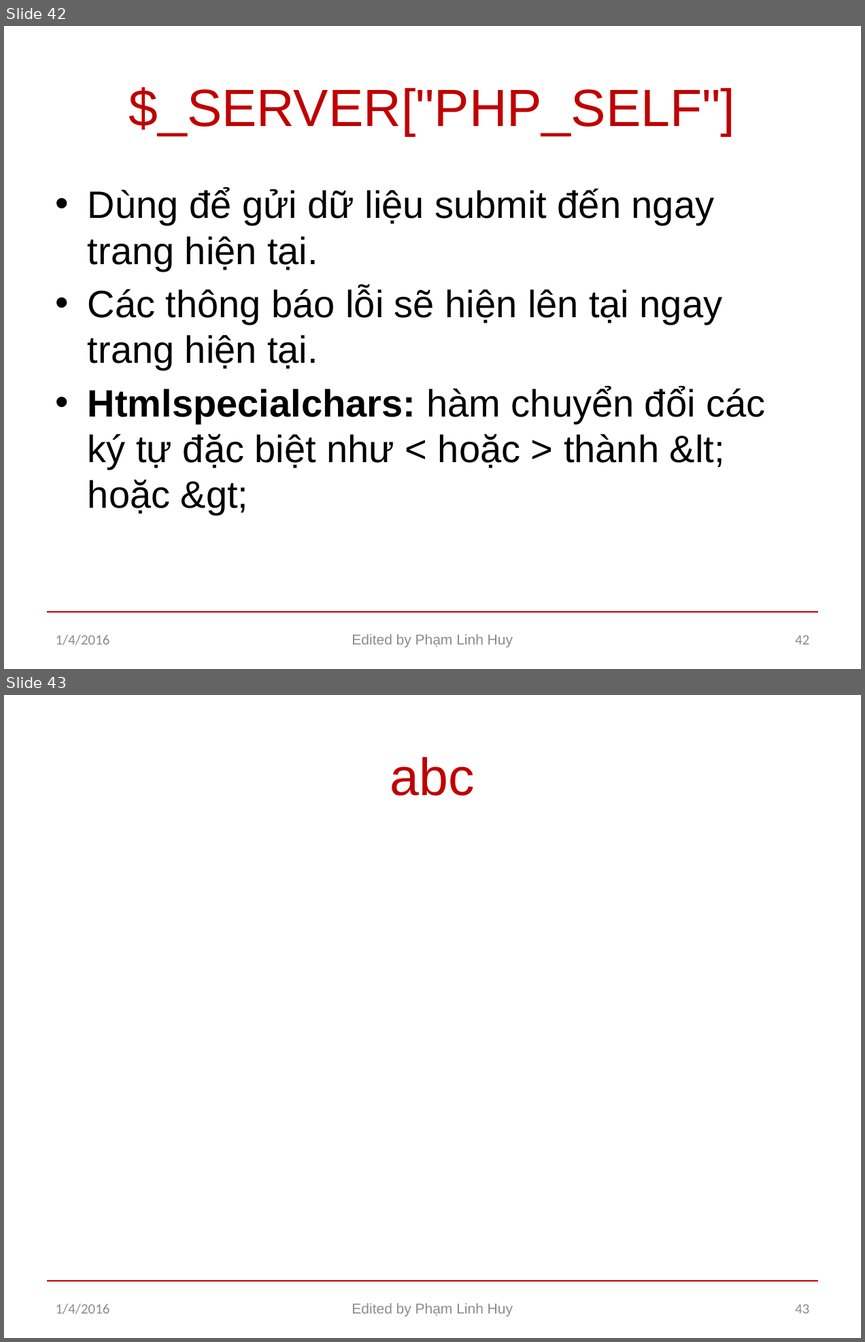
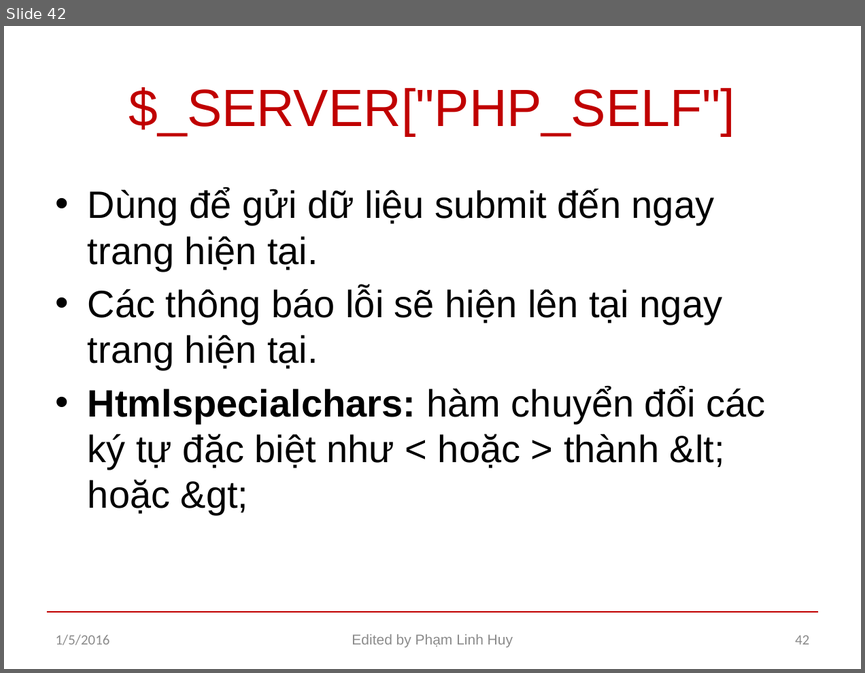
Before and after one commit to larryphamhuy/caodangnghe, a slide deck: PHP.pptx. Shown one above the other, each under a label of ours: slides 42 and 43 before the commit, slide 42 after it. The pictures are 865x1342 and 865x673 pixels, drawn with LibreOffice and Linux fonts; fonts in the diff are those of the drawing. Boxes give left, top, right and bottom in pixels: in the first picture for what was removed or moved away, otherwise in the second. Text is boxed around its words. In the diff, an @@ line names an element or a change of style, - is before the commit and + after.

```diff
--- a/PHP.pptx
+++ b/PHP.pptx
@@ slide 43 removed at [4,695,861,1338], background #FFFFFF; not listed: 1 template element that a slide beside it also shows @@
@@ title removed at [390,757,475,796] @@
-abc
@@ text removed at [56,1303,110,1314] @@
-1/4/2016
@@ text removed at [351,1303,513,1316] @@
-Edited by Phạm Linh Huy
@@ page number removed at [795,1304,809,1313] @@
-43
@@ slide 42 changed as well @@
@@ text at [56,634,110,645]: text changed @@
-1/4/2016
+1/5/2016
```
Also in this commit, not shown: 41 other slides changed, 1 other file.
